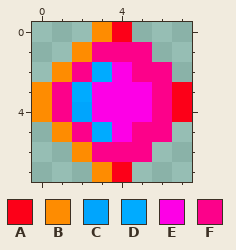
A pixel-art sprite gets an edit: OLD/client/resources/images/enemies/swarmers/sprite_20.png. Above is the file before it was changed.
The file is 8x8 pixels. Colours within 5 levels of each other are drawn and written as one.
Palette (. is transparent): A #fc0018  B #fe8c01  C #00a5fd  D #00abff  E #fd00e6  F #fc018a
The result:
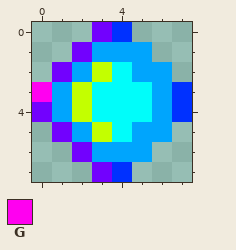
Colours new in this view: G #ff00f0
Change:
colour A: #fc0018 -> #0031ff
colour B: #fe8c01 -> #7201fe
colour D: #00abff -> #c3ff00
colour E: #fd00e6 -> #00fdfa
y 1: x 3..5 FFF -> CCC
y 2: x 2 F -> C; x 5..6 FF -> CC
y 3: x 0..1 BF -> GC; x 6 F -> C
y 4: x 1..2 FC -> CD; x 6 F -> C
y 5: x 2 F -> C; x 5..6 FF -> CC
y 6: x 3..5 FFF -> CCC
Boxes around the changes in both pictures, in picture pixels (x1, y1, x2, y2):
changed: (32, 22, 192, 182)
